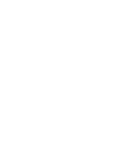
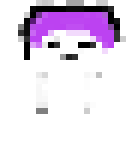
Revision of a layered w=138, h=144 image; what changed, layer by layer:
added layer "idle" above "Death" over [18, 0, 126, 114]
